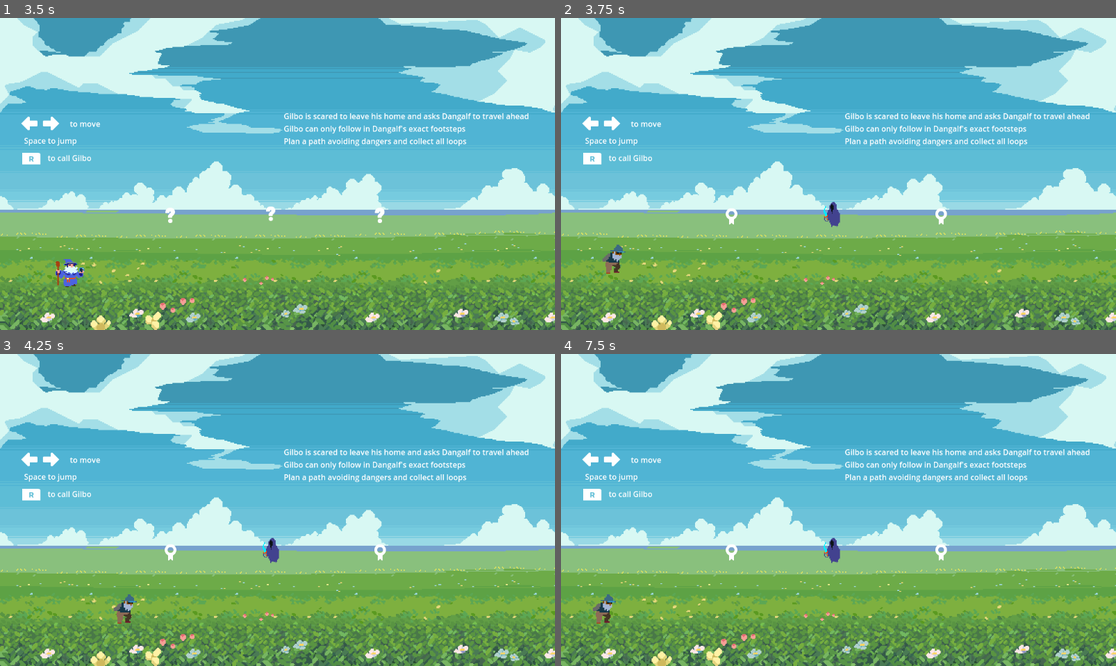
Above: before the commit, frames 1-4 (two rows, left to right).
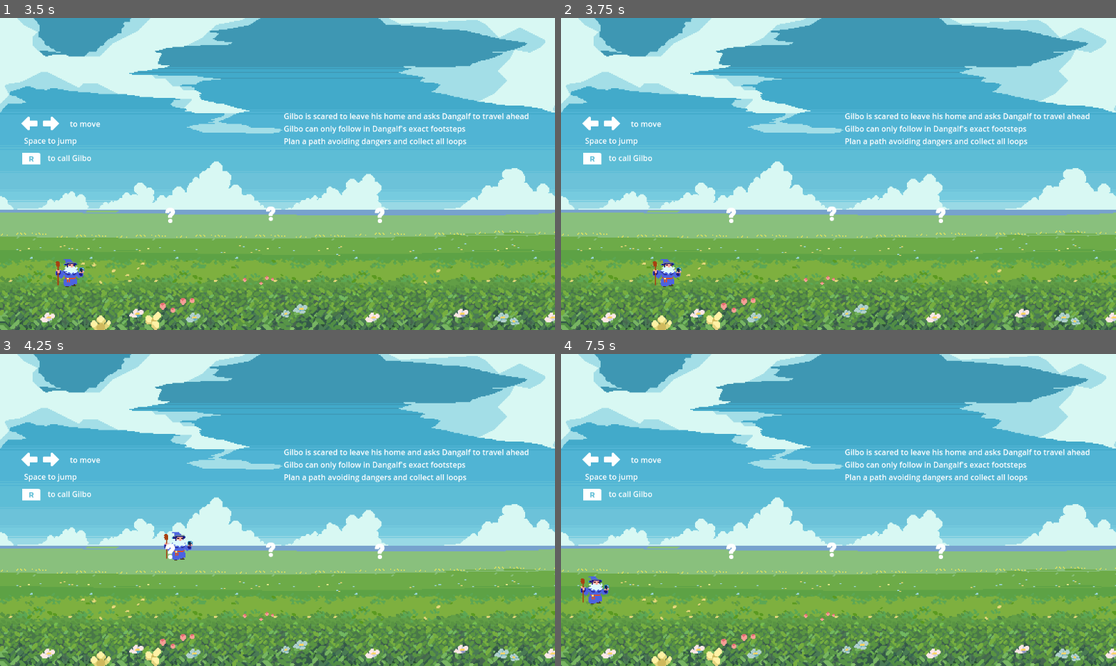
Above: after the commit, the same moments.

Repository: StarvingLyft/GMTK25
Game: Godot game, scene res://scenes/start.tscn
The game is run twice, just before and just after one commit, with the same random seed, the same clock (stepped at 60 frames per second) and the same inputs. The engine's default icon, where the game draws it, is replaced by a stand-in: a white triangle on a blue panel in a dark square.
Inputs:
- Up to frame 1 (3.5 s): tap Enter at 0.5 s; hold R (record_toggle) 0.53-1.28 s; hold Right (right) 0.53-2.03 s; tap Space (jump) at 0.77, 1.52, 3.02 s; tap R (record_toggle) at 1.35, 2.3, 2.85 s; hold Left (left) 2.03-2.78 s; hold P (replay) 2.03-2.78 s; hold Right (right) from 2.78 s (still down)
- Up to frame 2 (3.75 s): keep holding Right (right); hold R (record_toggle) from 3.53 s (still down)
- Up to frame 3 (4.25 s): keep holding Right (right); keep holding R (record_toggle); tap Space (jump) at 3.77 s
- Up to frame 4 (7.5 s): release Right (right) at 4.28 s; release R (record_toggle) at 4.28 s; hold Left (left) 4.28-5.03 s; tap P (replay) at 4.35 s; tap Space (jump) at 4.52, 6.02, 6.77 s; tap R (record_toggle) at 4.55, 5.85, 6.8, 7.35 s; hold Right (right) 5.03-5.78 s; hold R (record_toggle) 5.03-5.78 s; hold Left (left) 5.78-7.28 s; hold P (replay) 6.53-7.28 s; hold Right (right) from 7.28 s (still down)

Frame 1 is identical in both runs. In frame 2, 0.8% of the frame differs, in the area x 7-70%, y 58-87%; in frame 3, 0.7%; in frame 4, 0.8%.

Commit message:
playable builds uploaded

Diff:
--- a/project.godot
+++ b/project.godot
@@ -46,3 +46,8 @@
 "events": [Object(InputEventKey,"resource_local_to_scene":false,"resource_name":"","device":-1,"window_id":0,"alt_pressed":false,"shift_pressed":false,"ctrl_pressed":false,"meta_pressed":false,"pressed":false,"keycode":0,"physical_keycode":80,"key_label":0,"unicode":112,"echo":false,"script":null)
 ]
 }
+
+[rendering]
+
+renderer/rendering_method="gl_compatibility"
+renderer/rendering_method.mobile="gl_compatibility"
--- a/scenes/flag.gd
+++ b/scenes/flag.gd
@@ -2,7 +2,7 @@
 
 
 func _on_body_entered(body):
-	if $trueIcon.visible:
+	if $trueIcon.visible and visible:
 		get_parent().get_node("coin_sound").play()
 		hide()
 		get_parent().flag_count-=1
--- a/scenes/player.gd
+++ b/scenes/player.gd
@@ -44,7 +44,7 @@
 
 func _input(event: InputEvent) -> void:
 	# Add controls to start/stop recording and to trigger the replay.
-	if event.is_action_pressed("record_toggle"):
+	if event.is_action_pressed("record_toggle") and recorded_inputs.size()>0:
 		if is_recording:
 			stop_recording()
 			position = START_POS
Not shown, added: export_presets.cfg
Not shown, added: Builds/Lord of the Loops/Lord_of_the_loops_fixed.exe
Not shown, added: Builds/Lord of the Loops/Lord_of_the_loops_win.exe
Not shown, added: Builds/Lord of the Loops/web4/index.apple-touch-icon.png
Not shown, added: Builds/Lord of the Loops/web4/index.audio.worklet.js
Not shown, added: Builds/Lord of the Loops/web4/index.html
Not shown, added: Builds/Lord of the Loops/web4/index.icon.png
Not shown, added: Builds/Lord of the Loops/web4/index.js
Not shown, added: Builds/Lord of the Loops/web4/index.pck
Not shown, added: Builds/Lord of the Loops/web4/index.png
Not shown, added: Builds/Lord of the Loops/web4/index.wasm
Not shown, added: Builds/Lord of the Loops/web4/index.worker.js
